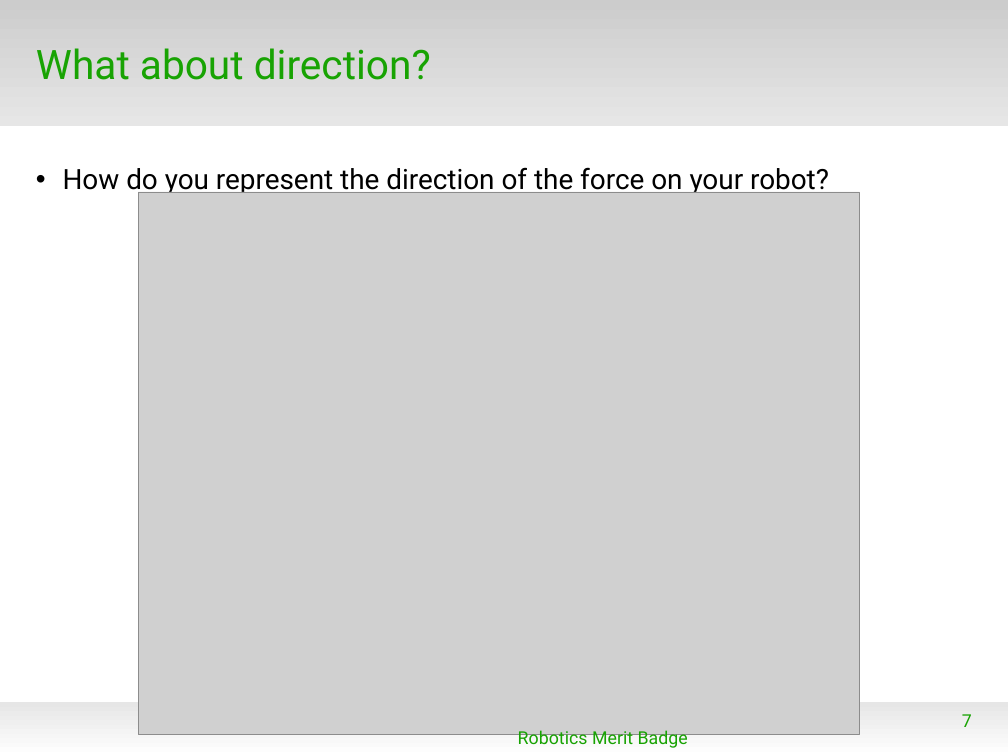
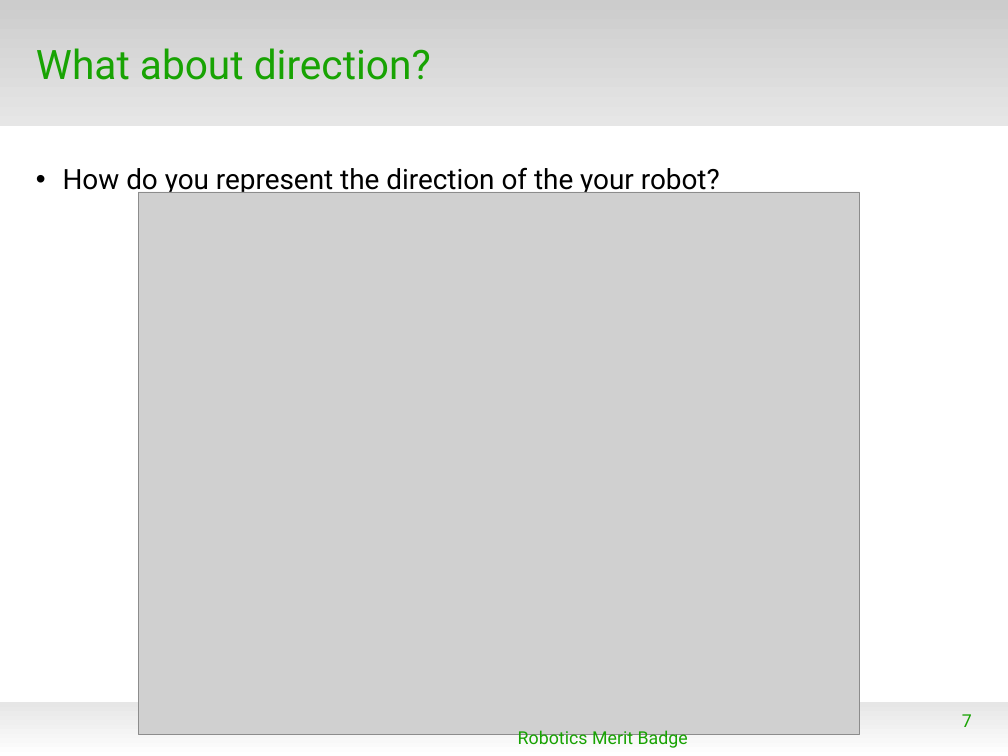
Before and after one commit to spiderman-2099/RoboticsMB, a slide deck: slide 7 of doc/RMB_Session4.odp. Drawn at 1008x756 pixels with LibreOffice and Linux fonts; fonts in the diff are those of the drawing; grey boxes stand for pictures; background and template pictures are left out. Boxes give left, top, right and bottom in pixels: in the first picture for what was removed or moved away, otherwise in the second. Text is boxed around its words. In the diff, an @@ line names an element or a change of style, - is before the commit and + after.

```diff
--- a/doc/RMB_Session4.odp
+++ b/doc/RMB_Session4.odp
@@ text at (63, 167, 720, 197): text changed @@
-• How do you represent the direction of the force on your robot?
+• How do you represent the direction of the your robot?
```
Also in this commit, not shown: 6 other slides changed, 1 slide added, 1 other file.
